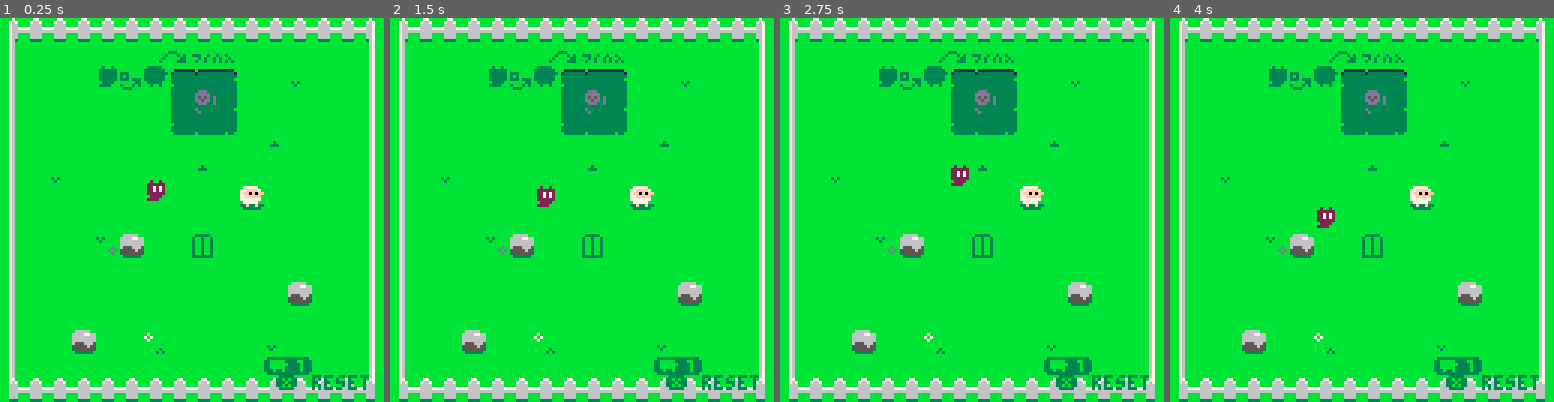
Above: before the commit, frames 1-4 (left to right).
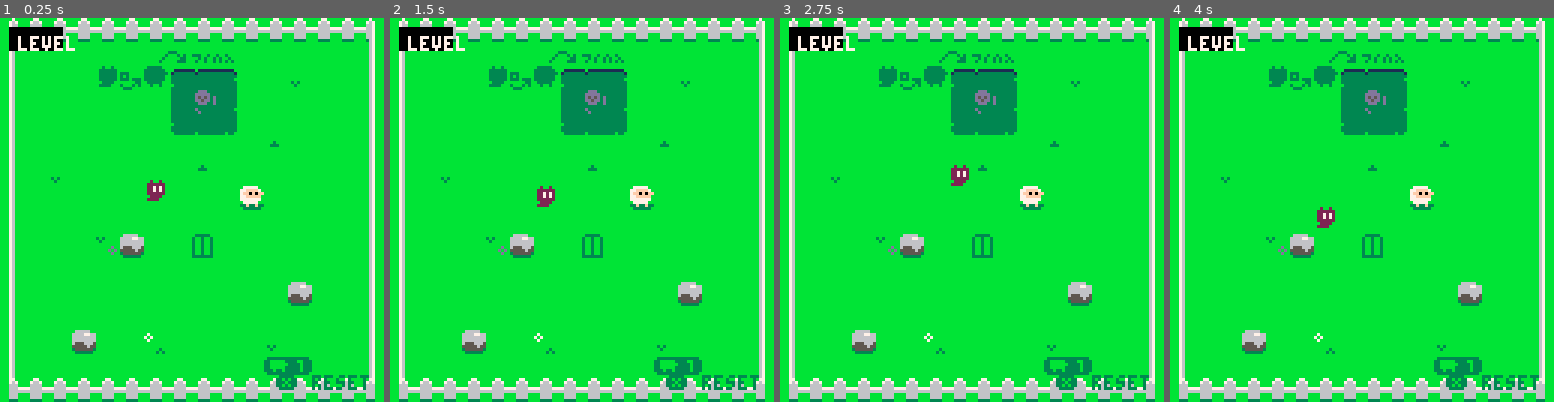
Above: after the commit, the same moments.

Repository: ethanmuller/gmtk-2020-jam
Game: PICO-8 cartridge ooc.p8
Same seed, same stepped clock (60 frames per second), same inputs: the game is played once before the commit and once after it.
Inputs:
- Up to frame 1 (0.25 s): no input
- Up to frame 2 (1.5 s): tap X (X key) at 0.33, 1.07 s; tap O (Z key) at 0.7 s
- Up to frame 3 (2.75 s): hold Right 1.6-2.1 s; tap O (Z key) at 1.7, 2.1, 2.5 s; tap X (X key) at 1.85 s; hold Up 2.15-2.42 s; hold Right from 2.47 s (still down)
- Up to frame 4 (4 s): tap O (Z key) at 2.9, 3.3, 3.7 s; tap X (X key) at 2.97 s; release Right at 3.03 s; hold Left 3.08-3.58 s; hold Down 3.63-3.97 s

The runs differ from the first frame. In frame 1, 0.9% of the frame differs, in the area x 2-20%, y 2-9%; in frame 2, 0.9%; in frame 3, 0.9%; in frame 4, 0.9%.

Commit message:
Map titles when loading map

Diff:
--- a/ooc.p8
+++ b/ooc.p8
@@ -61,6 +61,35 @@
   ambient=0,
   sheep_theme=1,
   door_open=6,
+}
+
+
+levels = {
+  [0] = {
+    x=0,
+    y=0,
+    title="title 1"
+  },
+  [1] = {
+    x=16,
+    y=0,
+    title="title 2"
+  },
+  [2] = {
+    x=32,
+    y=0,
+    title="title 3"
+  },
+  [3] = {
+    x=48,
+    y=0,
+    title="title 3"
+  },
+  [4] = {
+    x=64,
+    y=0,
+    title="title 4"
+  }
 }
 
 
@@ -263,16 +292,21 @@
   return true
 end
 
-function next_stage()
+function won_stage()
+  gs.mode = 2
   gs.map+=1
-  load_map(gs.map)
+  ctrl.out = false
+  music(-1)
   sfx(snd["chime"])
 end
 
-function win_stage()
-  gs.mode = 2
-  ctrl.out = false
-  sfx(snd["chime"])
+function get_won_input()
+  if btnp(🅾️) then
+    gs.mode = 1
+    load_map(gs.map)
+
+    sfx(snd["chime"])
+  end
 end
 
 function get_input()
@@ -311,8 +346,8 @@
     local item = item_at_cell(ctrl.x, ctrl.y)
 
     if item and item.name == "door" and gs.door_open then
-      next_stage()
-      -- win_stage()
+      -- next_stage()
+      won_stage()
     end
 
   else
@@ -335,29 +370,6 @@
   end
 
 end
-
-levels = {
-  [0] = {
-    x=0,
-    y=0,
-  },
-  [1] = {
-    x=16,
-    y=0
-  },
-  [2] = {
-    x=32,
-    y=0,
-  },
-  [3] = {
-    x=48,
-    y=0
-  },
-  [4] = {
-    x=64,
-    y=0
-  }
-}
 
 function load_map(i)
   -- clear out all actors
@@ -512,6 +524,7 @@
 end
 
 function update_gameplay_won_stage()
+  get_won_input()
   t += 1
 end
 
@@ -556,6 +569,13 @@
     print("\142 possess", 4, 119)
   end
   print("❎ reset", 92, 119)
+
+  color(0)
+  rectfill(3,3,20,10)
+
+  color(7)
+  print("level", 6, 6)
+
 
   if dbg then
     color(7)
@@ -577,9 +597,14 @@
   end
 end
 
+function string_center(s)
+  return 64-#s*2
+end
+
 function draw_gameplay_won_stage()
-  cls()
-
+  cls(11)
+  local title = levels[gs.map].title
+  print(title,string_center(title),61,3)
 end
 
 function _init()
